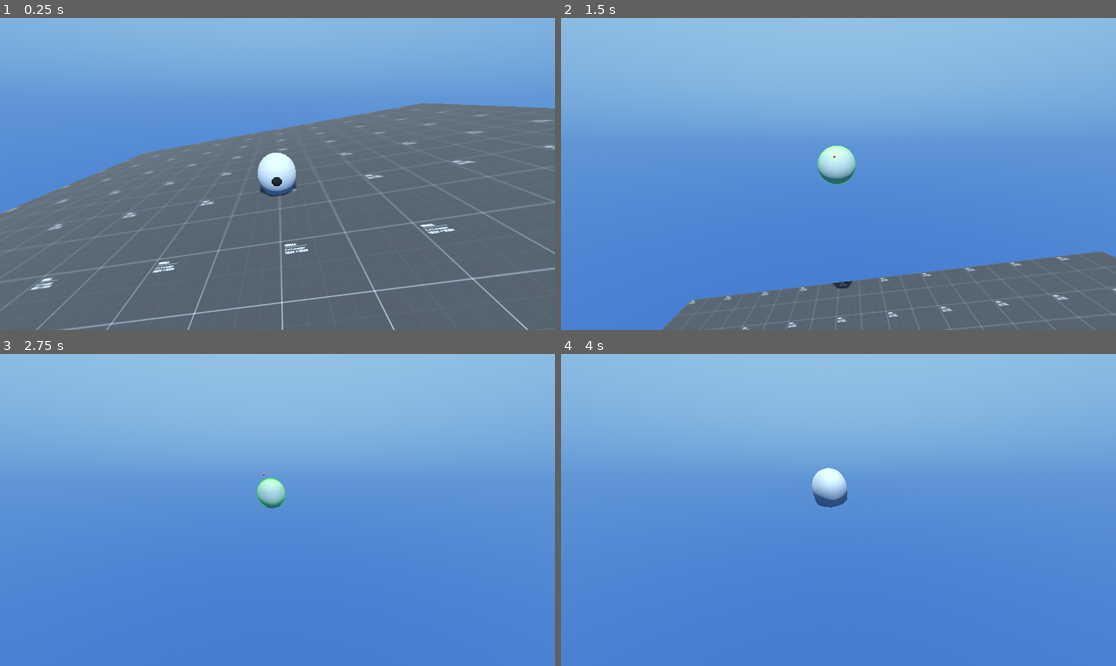
Above: before the commit, frames 1-4 (two rows, left to right).
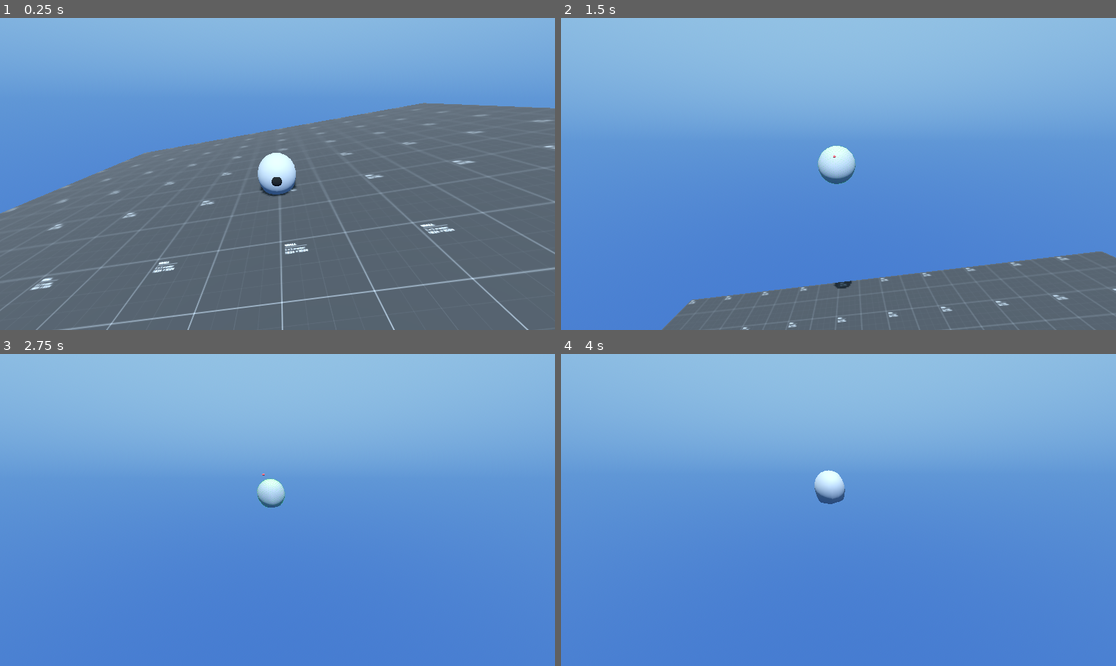
Above: after the commit, the same moments.

Repository: SlyZ1/Physics-Based-Bodies
Game: Godot game, scene res://scene/simple_squishy.tscn
The game is run twice, just before and just after one commit, with the same random seed, the same clock (stepped at 60 frames per second) and the same inputs.
Inputs (mouse positions are in pixels of both pictures, inside the frame that each line leads up to):
- Up to frame 1 (0.25 s): no input
- Up to frame 2 (1.5 s): move the mouse to (866, 174) at 0.52 s; hold W (forward) from 0.53 s (still down); tap G (gizmos) at 0.6 s; tap Space (jump) at 0.77 s; move the mouse to (810, 174) at 1.27 s; tap Shift (shift) at 1.35 s
- Up to frame 3 (2.75 s): keep holding W (forward); tap Space (jump) at 1.52 s; move the mouse to (288, 503) at 2.02 s; hold Z from 2.03 s (still down)
- Up to frame 4 (4 s): keep holding W (forward); move the mouse to (832, 516) at 2.77 s; release Z at 2.78 s; tap Q at 2.85 s; tap Space (jump) at 3.02, 3.77 s; move the mouse to (877, 513) at 3.52 s; tap G (gizmos) at 3.6 s

The runs differ from the first frame. In frame 1, less than 0.1% of the frame differs, in the area x 1-100%, y 27-62%; in frame 2, 0.2%; in frame 3, 0.2%, in the area x 46-52%, y 38-50%; in frame 4, 0.2%.

Commit message:
Reduce number of vertices for icosphere

Diff:
--- a/squishy-game/scripts/cpu/squish_body/jump_squishy.gd
+++ b/squishy-game/scripts/cpu/squish_body/jump_squishy.gd
@@ -19,6 +19,7 @@
 var is_jumping: bool
 
 func _process(dt: float) -> void:
+	dt = min(dt, 1.0 / 45.0)
 	if jump_timer > jump_cd:
 		can_jump = true
 	else: jump_timer += dt
--- a/squishy-game/scripts/cpu/squish_body/move_squishy.gd
+++ b/squishy-game/scripts/cpu/squish_body/move_squishy.gd
@@ -19,19 +19,20 @@
 	movement *= ground_force if squishy.is_colliding else air_force
 	return movement
 
-func _process(delta: float) -> void:
+func _process(dt: float) -> void:
+	dt = min(dt, 1.0 / 45.0)
 	anchor_vel = squishy.anchor_vel
-	squishy.add_glob_vel(get_move_force() * delta)
+	squishy.add_glob_vel(get_move_force() * dt)
 
 	if squishy.is_colliding:
 		var u = anchor_vel.normalized()
 		var dot_vel: float = u.dot(squishy.glob_vel)
 		var tang_vel: Vector3 = squishy.glob_vel - u * dot_vel
 		var ground_frict: Vector3 = -tang_vel * ground_friction
-		squishy.add_glob_vel(ground_frict * delta)
+		squishy.add_glob_vel(ground_frict * dt)
 	else:
 		var u = Vector3.UP
 		var dot_vel: float = u.dot(squishy.glob_vel)
 		var tang_vel: Vector3 = squishy.glob_vel - u * dot_vel
 		var air_frict: Vector3 = -tang_vel * air_friction
-		squishy.add_glob_vel(air_frict * delta)
+		squishy.add_glob_vel(air_frict * dt)
--- a/squishy-game/scripts/cpu/squish_body/simple_squishy.gd
+++ b/squishy-game/scripts/cpu/squish_body/simple_squishy.gd
@@ -102,7 +102,7 @@
 	return Basis(right, up, forward)
 
 func _ready() -> void:
-	mesh = MeshUtils.create_icosphere(0.5, 4)
+	mesh = MeshUtils.create_icosphere(0.5, 3)
 	anchor_point_arr = MeshUtils.get_vertices(mesh)
 	original_anchor_point_arr = anchor_point_arr.duplicate()
 	pos = anchor_point_arr.duplicate()
@@ -143,8 +143,7 @@
 		var u = anchor_vel.normalized()
 		var dot_vel: float = u.dot(glob_vel + vel * 2 * anchor_vel.length() / dt)
 		vel -= u * min(dot_vel, 0) * (2 - energy_abs)
-		vel += 0.01 * anchor_vel / dt
-
+		vel += 0.01 * anchor_vel
 	return vel
 
 
@@ -259,7 +258,9 @@
 	if Input.is_action_just_pressed("gizmos"):
 		center_gizmo.get_parent_node_3d().visible = !center_gizmo.get_parent_node_3d().visible
 	if Input.is_action_just_pressed("pause"): pause = !pause
-	if !pause: _physics(dt)
+	if !pause:
+		var safe_dt = min(dt, 1.0 / 45.0)
+		_physics(safe_dt)
 
 	_refresh_mesh()
 	_handle_gizmos()
